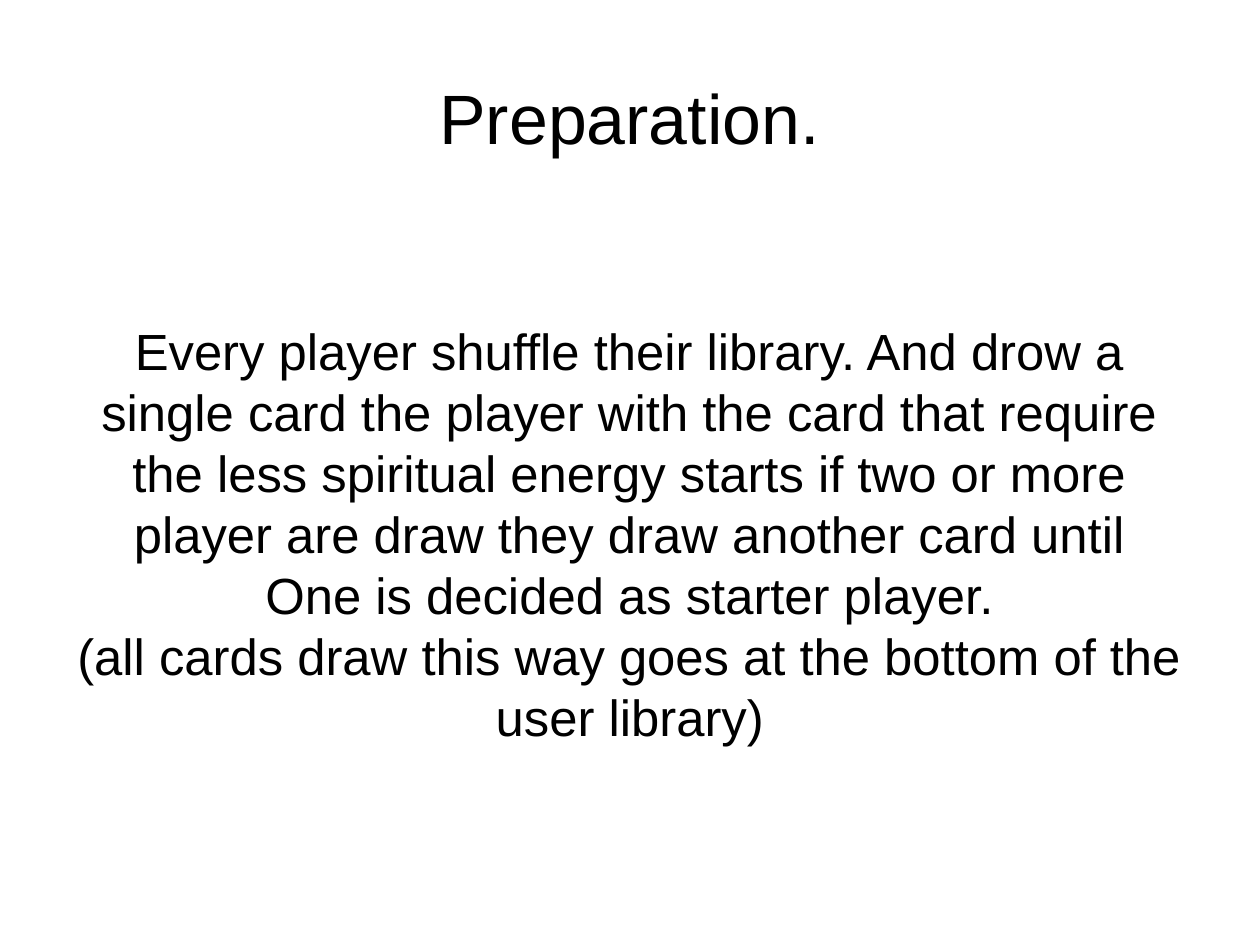
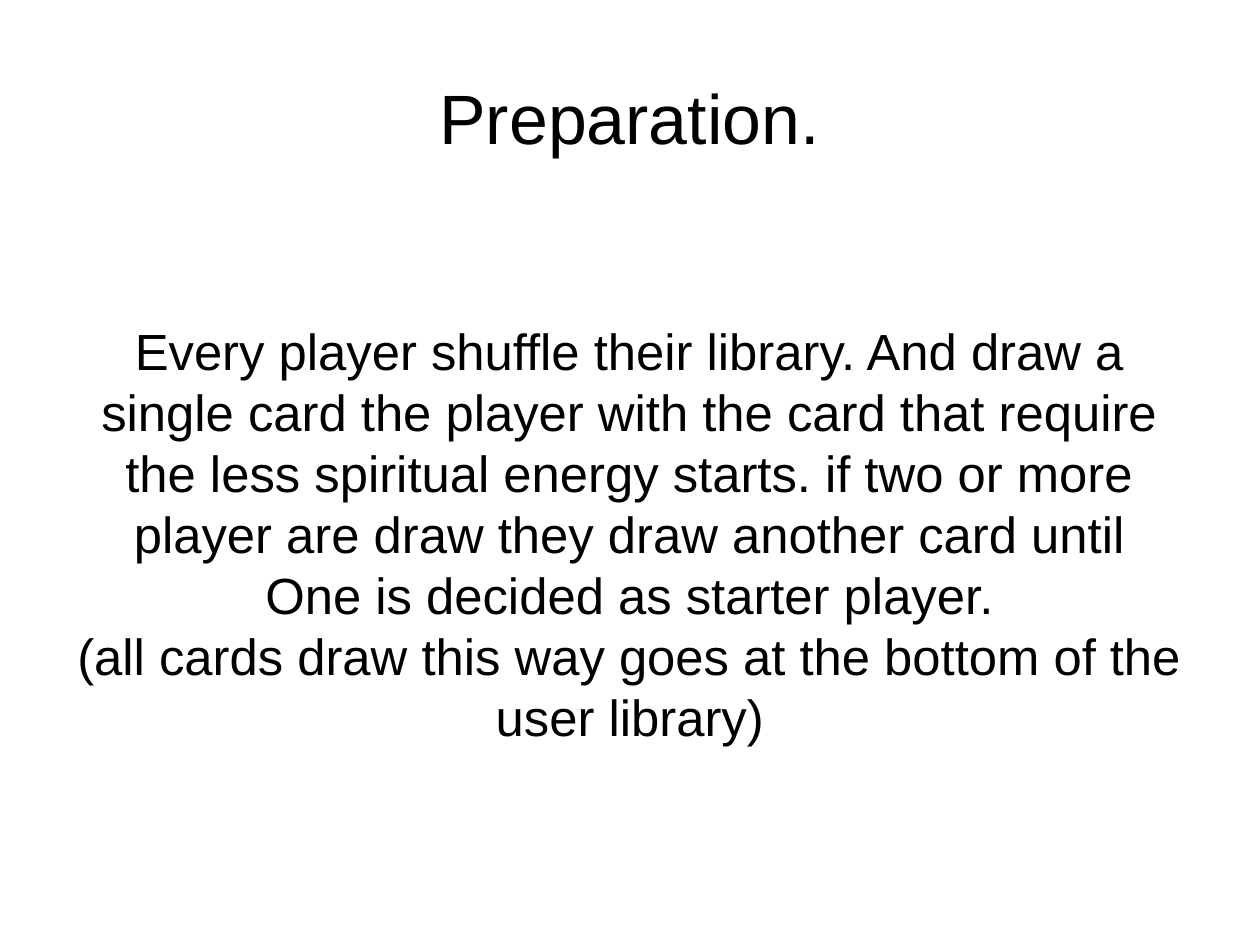
Before and after one commit to idolord/CryptDuel, a slide deck: slide 1 of documentation/player turn CDC - panda.odp. Drawn at 1260x945 pixels with LibreOffice and Linux fonts; fonts in the diff are those of the drawing. Boxes give left, top, right and bottom in pixels: in the first picture for what was removed or moved away, otherwise in the second. Text is boxed around its words. In the diff, an @@ line names an element or a change of style, - is before the commit and + after.

Commit message:
player turn CDC
added hero regen minor corrections

```diff
--- a/documentation/player turn CDC - panda.odp
+++ b/documentation/player turn CDC - panda.odp
@@ subtitle at (101, 333, 1157, 563): text changed @@
-Every player shuffle their library. And drow a single card the player with the card that require the less spiritual energy starts if two or more player are draw they draw another card until
+Every player shuffle their library. And draw a single card the player with the card that require the less spiritual energy starts. if two or more player are draw they draw another card until
```
Also in this commit, not shown: 3 other slides changed.
